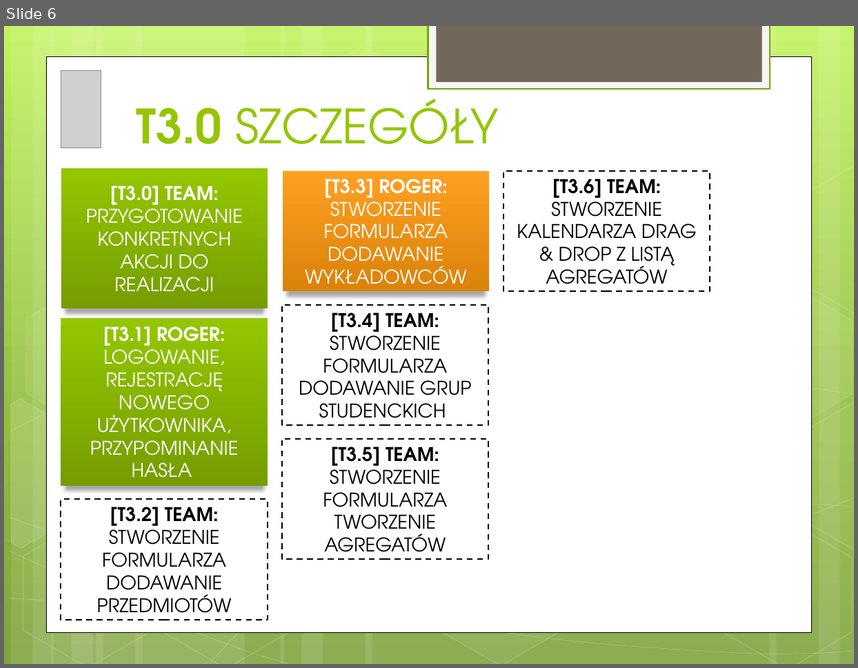
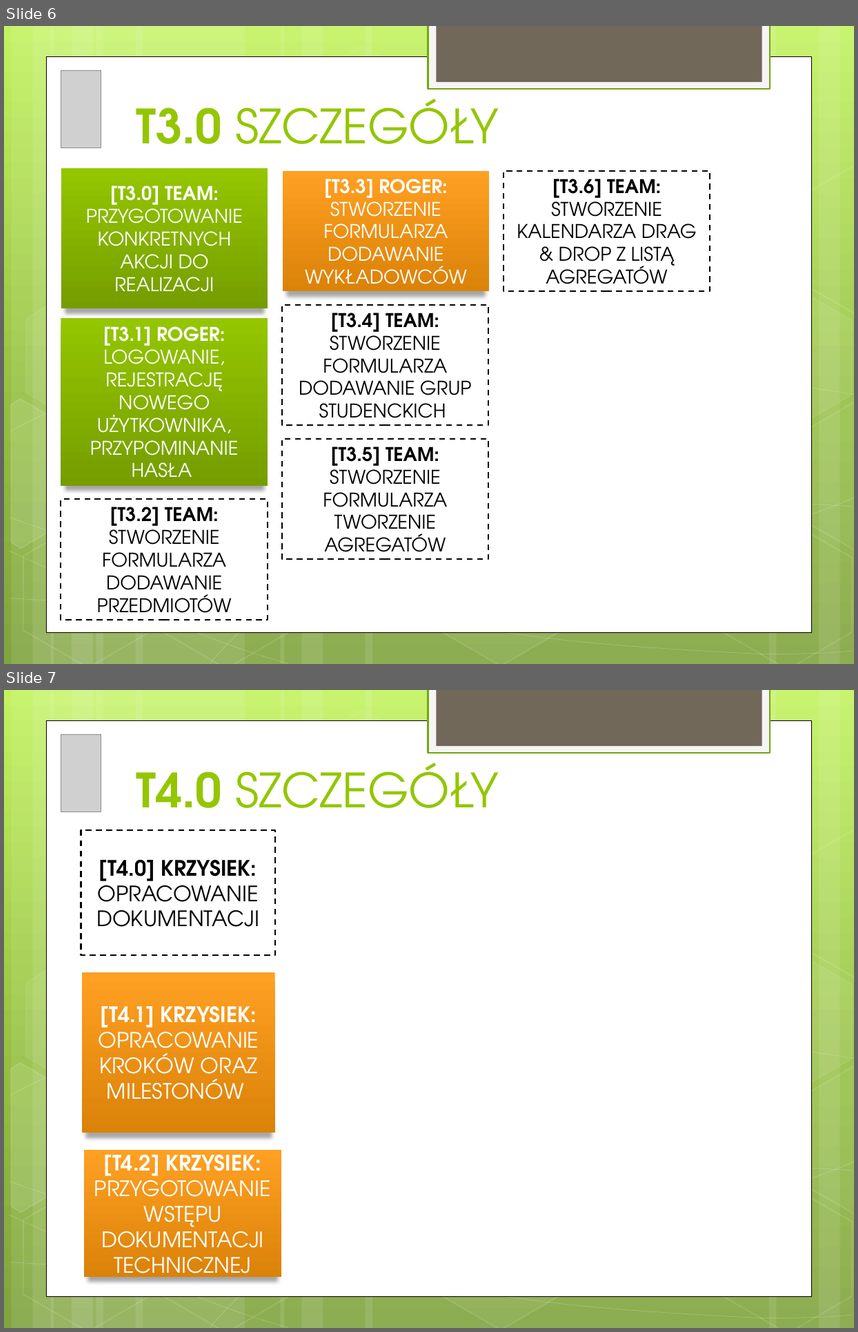
Before and after one commit to Blondas/planner2, a slide deck: dokumentacja/KPI.pptx. Shown one above the other, each under a label of ours: slide 6 before the commit, slides 6 and 7 after it. The pictures are 858x668 and 858x1332 pixels, drawn with LibreOffice and Linux fonts; fonts in the diff are those of the drawing; grey boxes stand for pictures. Boxes give left, top, right and bottom in pixels: in the first picture for what was removed or moved away, otherwise in the second. Text is boxed around its words. In the diff, an @@ line names an element or a change of style, - is before the commit and + after.

```diff
--- a/dokumentacja/KPI.pptx
+++ b/dokumentacja/KPI.pptx
@@ slide 7 added at [4,690,854,1328], background gradient #C3F35F to #93BF3F to #81A53E; not listed: 31 template elements that a slide beside it also shows @@
@@ picture added at [61,734,101,811] @@
@@ title added at [136,762,499,808], 40 pt, text #94C600 @@
+T4.0 SZCZEGÓŁY
@@ rectangle added at [81,830,275,955], fill #FFFFFF, outline #000000 1.25 pt dashed, 18 pt, text #000000 @@
+[T4.0] KRZYSIEK: OPRACOWANIE DOKUMENTACJI
@@ rectangle added at [82,972,275,1133], fill gradient #FEA022 to #DB820A, 18 pt, text #FFFFFF @@
+[T4.1] KRZYSIEK: OPRACOWANIE KROKÓW ORAZ MILESTONÓW
@@ rectangle added at [84,1149,282,1276], fill gradient #FEA022 to #DB820A, 18 pt, text #FFFFFF @@
+[T4.2] KRZYSIEK: PRZYGOTOWANIE WSTĘPU DOKUMENTACJI TECHNICZNEJ
```
Also in this commit, not shown: 1 slide changed.
